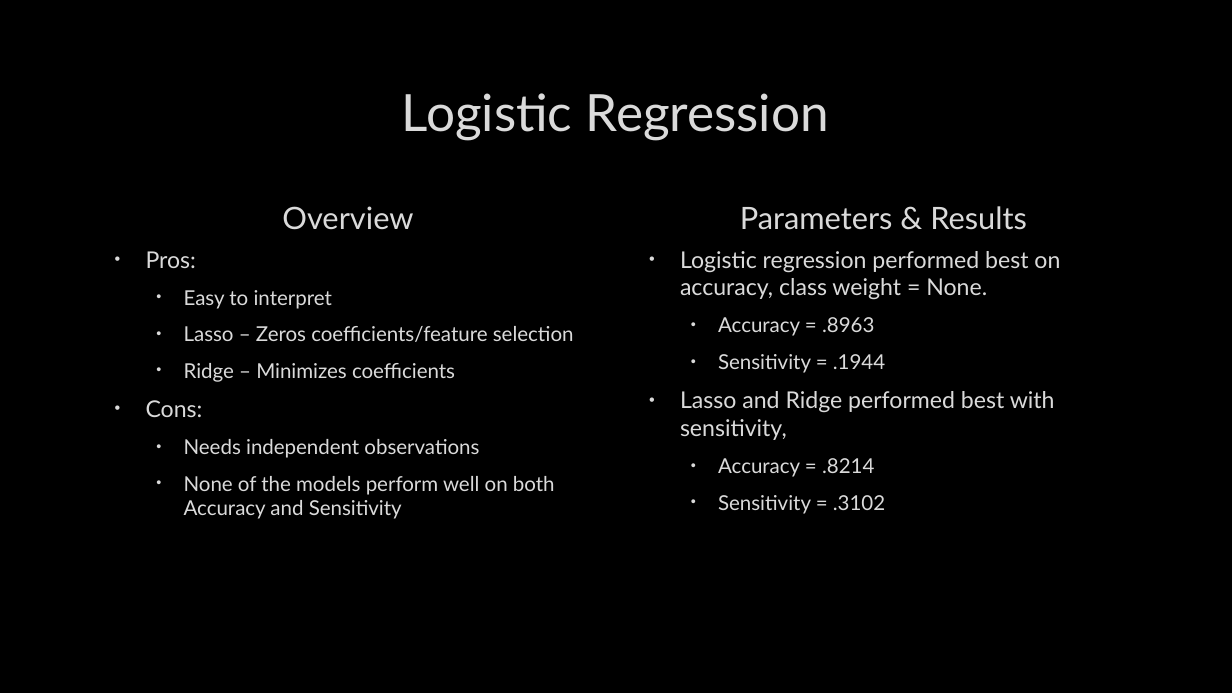
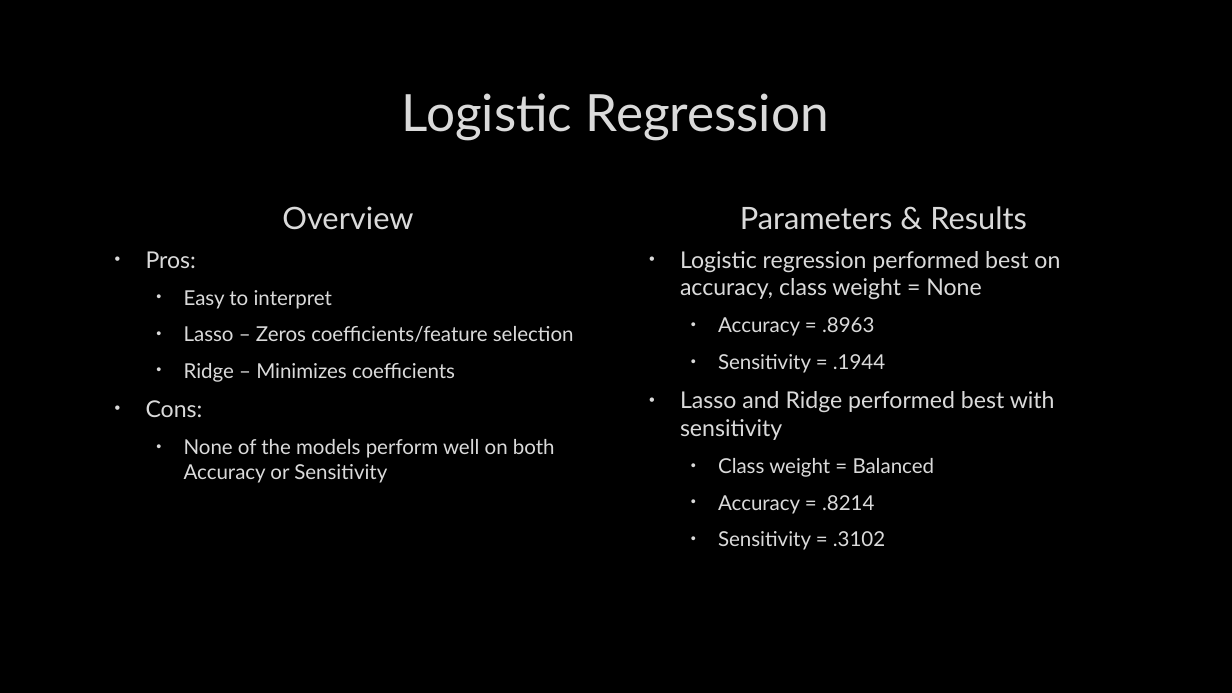
Before and after one commit to zinrion/Thinkful-Projects, a slide deck: slide 16 of Bank Marketing.pptx (slide 14 before the commit). Drawn at 1232x693 pixels with LibreOffice and Linux fonts; fonts in the diff are those of the drawing; background and template pictures are left out. Boxes give left, top, right and bottom in pixels: in the first picture for what was removed or moved away, otherwise in the second. Text is boxed around its words. In the diff, an @@ line names an element or a change of style, - is before the commit and + after.

```diff
--- a/Bank Marketing.pptx
+++ b/Bank Marketing.pptx
@@ text at box(680, 251, 1060, 300): text changed @@
-• Logistic regression performed best on accuracy, class weight = None.
+• Logistic regression performed best on accuracy, class weight = None
@@ text at box(680, 391, 1055, 477): text changed @@
-• Lasso and Ridge performed best with sensitivity,
+• Lasso and Ridge performed best with sensitivity
+  • Class weight = Balanced
@@ text at box(184, 439, 555, 483): text changed @@
-  • Needs independent observations
-  • None of the models perform well on both Accuracy and Sensitivity
+  • None of the models perform well on both Accuracy or Sensitivity
```
Also in this commit, not shown: 16 other slides changed, 5 slides added.
